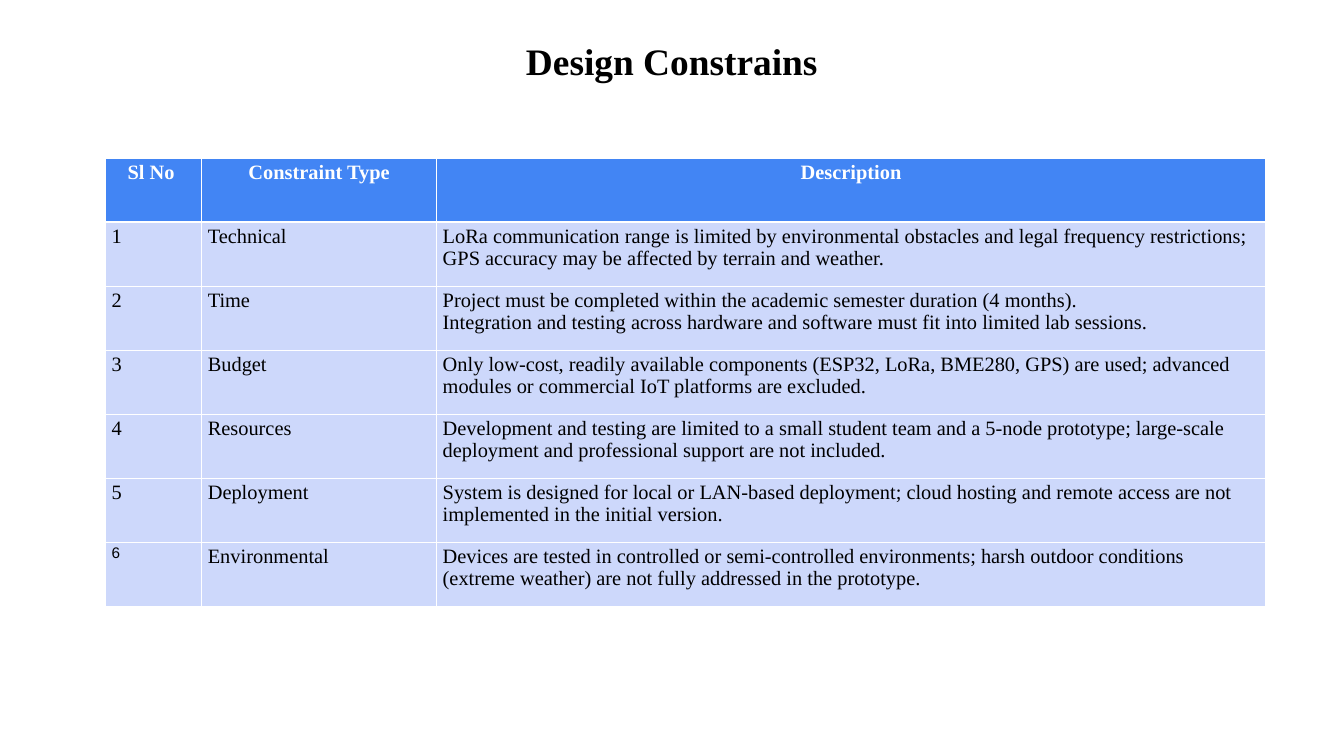
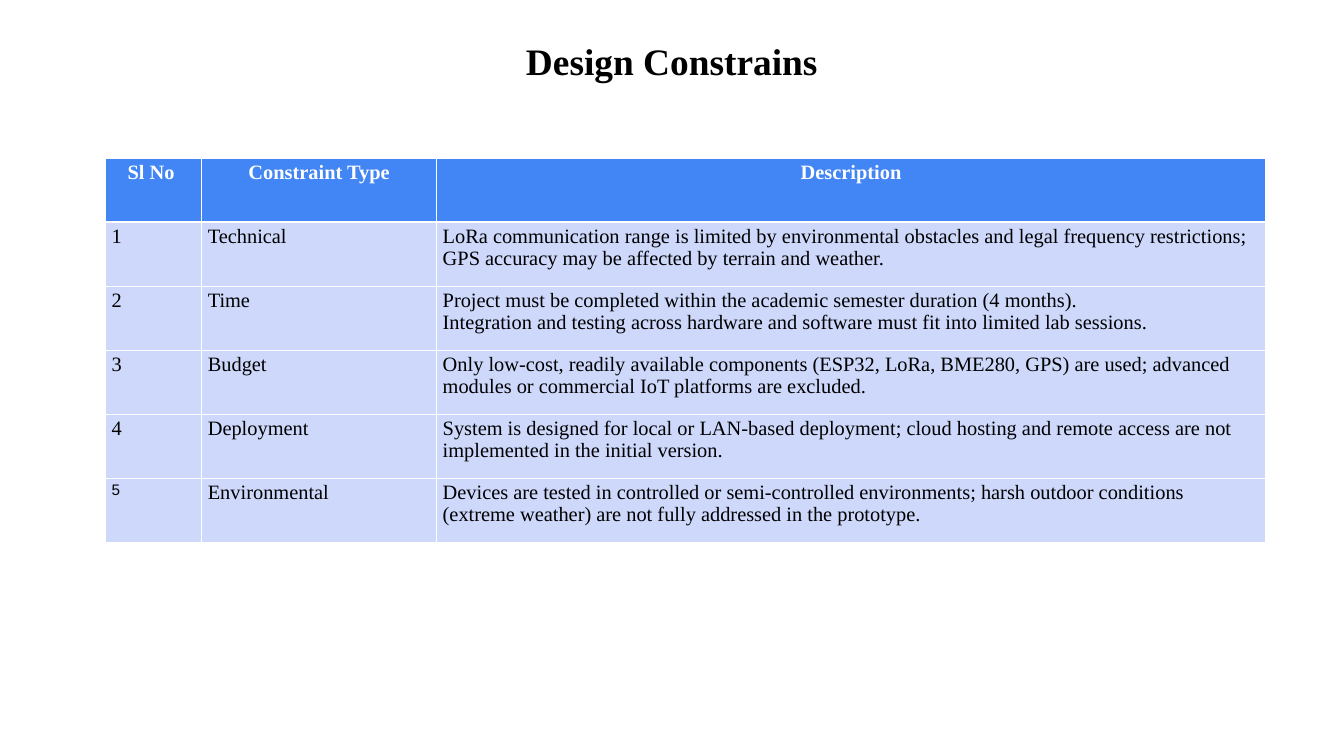
Before and after one commit to rajeshacu/LoRa-based-Location-tracking-and-Fall-detection-System, a slide deck: slide 8 of Phase II Major Project(1).pptx (slide 9 before the commit). Drawn at 1344x756 pixels with LibreOffice and Linux fonts; fonts in the diff are those of the drawing; background and template pictures are left out. Boxes give left, top, right and bottom in pixels: in the first picture for what was removed or moved away, otherwise in the second. Text is boxed around its words. In the diff, an @@ line names an element or a change of style, - is before the commit and + after.

```diff
--- a/Phase II Major Project(1).pptx
+++ b/Phase II Major Project(1).pptx
@@ table at box(106, 158, 1265, 542) @@
-row 5: 4 | Resources | Development and testing are limited to a small student team and a 5-node prototype; large-scale deployment and professional support are not included.
-row 6: 5 | Deployment | System is designed for local or LAN-based deployment; cloud hosting and remote access are not implemented in the initial version.
-row 7: 6 | Environmental | Devices are tested in controlled or semi-controlled environments; harsh outdoor conditions (extreme weather) are not fully addressed in the prototype.
+row 5: 4 | Deployment | System is designed for local or LAN-based deployment; cloud hosting and remote access are not implemented in the initial version.
+row 6: 5 | Environmental | Devices are tested in controlled or semi-controlled environments; harsh outdoor conditions (extreme weather) are not fully addressed in the prototype.
```
Also in this commit, not shown: 17 other slides changed, 1 slide added, 2 slides removed, 3 other files.
